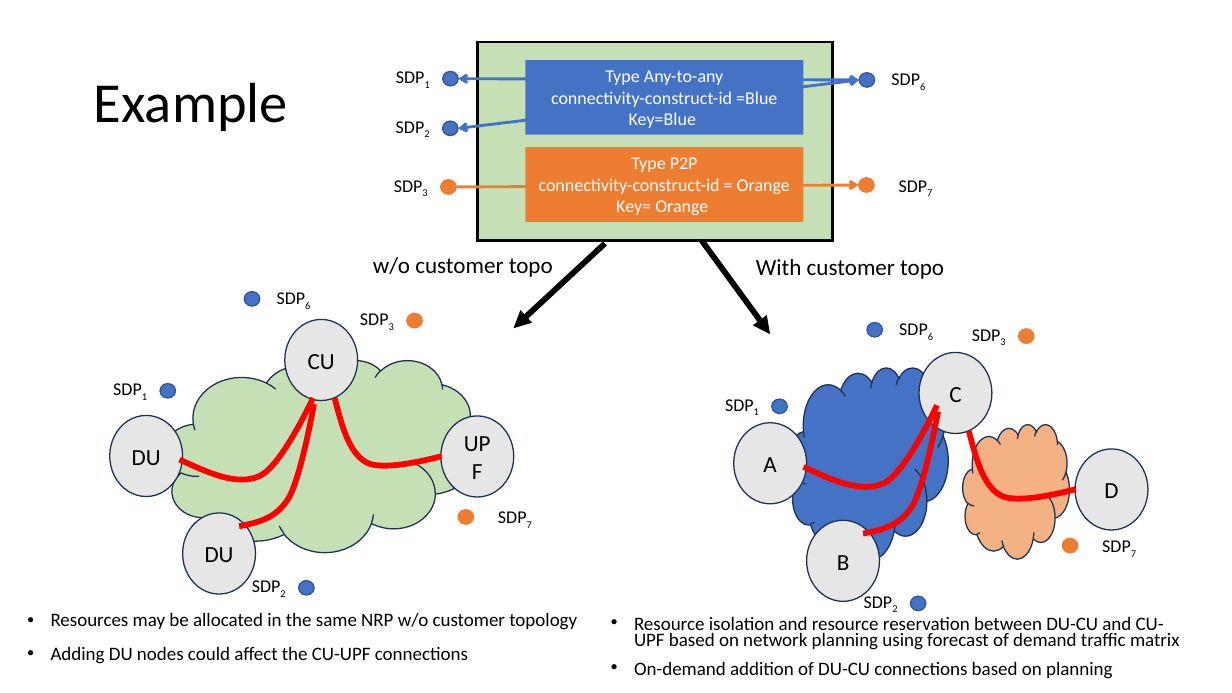
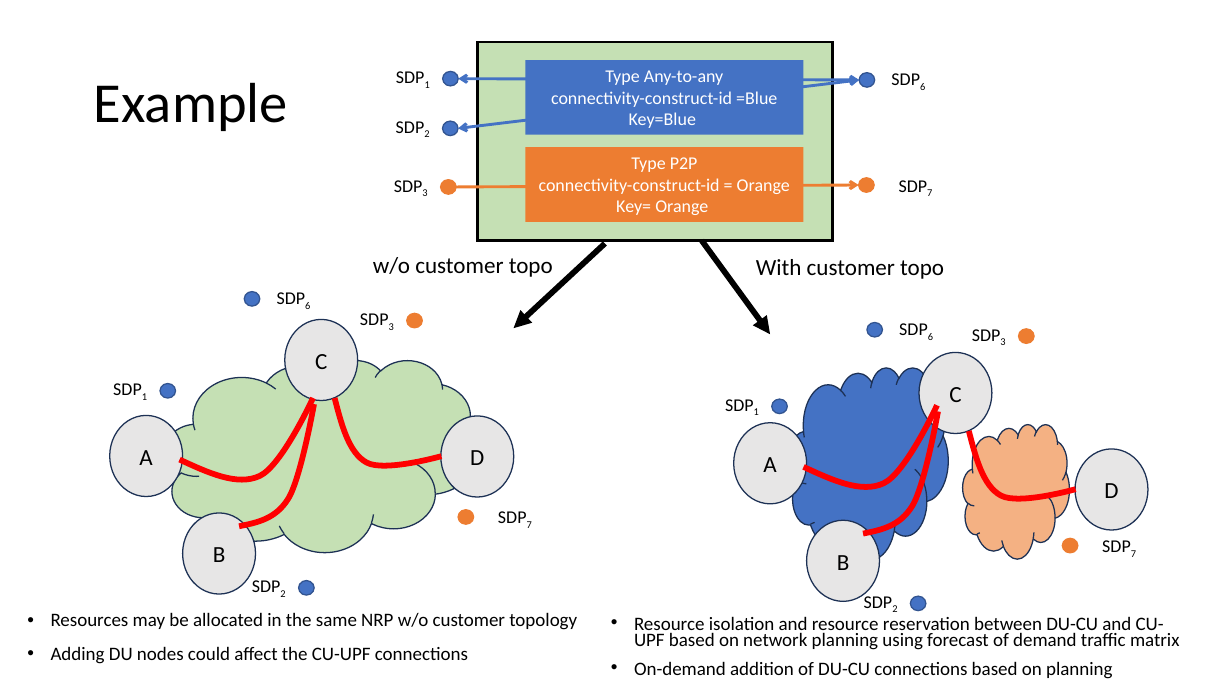
Before and after one commit to IETF-TEAS-WG/network-slice-topology, a slide deck: slide 7 of meeting-materials/draft-liu-teas-transport-network-slice-yang-07-ietf-118.pptx. Drawn at 1232x693 pixels with LibreOffice and Linux fonts; fonts in the diff are those of the drawing. Boxes give left, top, right and bottom in pixels: in the first picture for what was removed or moved away, otherwise in the second. Text is boxed around its words. In the diff, an @@ line names an element or a change of style, - is before the commit and + after.

```diff
--- a/meeting-materials/draft-liu-teas-transport-network-slice-yang-07-ietf-118.pptx
+++ b/meeting-materials/draft-liu-teas-transport-network-slice-yang-07-ietf-118.pptx
@@ text in ellipse at bbox=[315, 354, 327, 369]: text changed @@
-CU
+C
@@ text in ellipse at bbox=[139, 450, 152, 465]: text changed @@
-DU
+A
@@ text in ellipse at bbox=[470, 450, 484, 465]: text changed @@
-UPF
+D
@@ text in ellipse at bbox=[213, 547, 226, 562]: text changed @@
-DU
+B
```
Also in this commit, not shown: 3 other slides changed.
